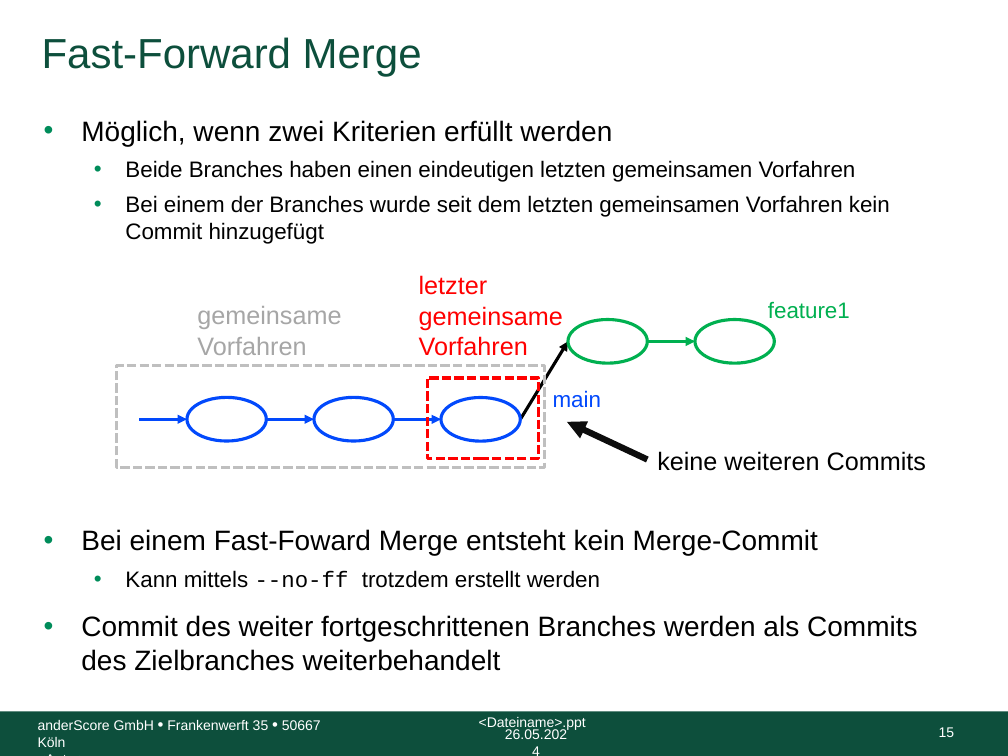
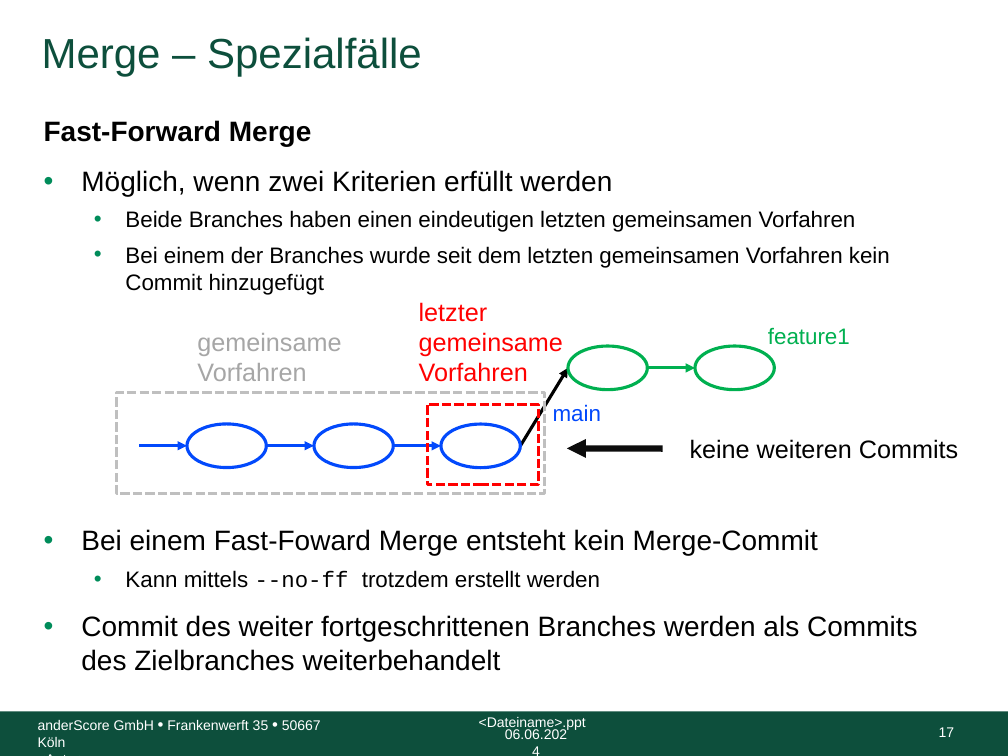
Before and after one commit to anderscore-gmbh/gitlab, a slide deck: slide 17 of slides/Tag-1_3-Merge-Rebase.pptx (slide 15 before the commit). Drawn at 1008x756 pixels with LibreOffice and Linux fonts; fonts in the diff are those of the drawing; background and template pictures are left out. Boxes give left, top, right and bottom in pixels: in the first picture for what was removed or moved away, otherwise in the second. Text is boxed around its words. In the diff, an @@ line names an element or a change of style, - is before the commit and + after.

```diff
--- a/slides/Tag-1_3-Merge-Rebase.pptx
+++ b/slides/Tag-1_3-Merge-Rebase.pptx
@@ title at [42, 37, 422, 76]: text changed @@
-Fast-Forward Merge
+Merge – Spezialfälle
@@ text at [44, 120, 312, 146]: paragraph added @@
+Fast-Forward Merge
@@ text "feature1": place and size @@
-text "feature1" at [768, 301, 850, 319]
+text "feature1" at [768, 327, 850, 345]
@@ text "main": place and size @@
-text "main" at [553, 390, 601, 408]
+text "main" at [553, 404, 601, 422]
@@ 5 arrows, 5 ellipses, 2 texts, 2 rectangles: place and size @@
-5 arrows, 5 ellipses, 2 texts, 2 rectangles at [117, 275, 774, 468]
+5 arrows, 5 ellipses, 2 texts, 2 rectangles at [117, 302, 774, 494]
@@ arrow moved from (647, 460) - (566, 422) to (662, 449) - (566, 449) @@
@@ text "keine weiteren Commits": place and size @@
-text "keine weiteren Commits" at [657, 451, 926, 471]
+text "keine weiteren Commits" at [690, 439, 958, 459]
@@ text at [505, 729, 567, 739]: text changed @@
-26.05.2024
+06.06.2024
@@ page number at [939, 727, 955, 737]: text changed @@
-15
+17
```
Also in this commit, not shown: 79 other slides changed, 11 slides added, 9 slides removed, 5 other files.
